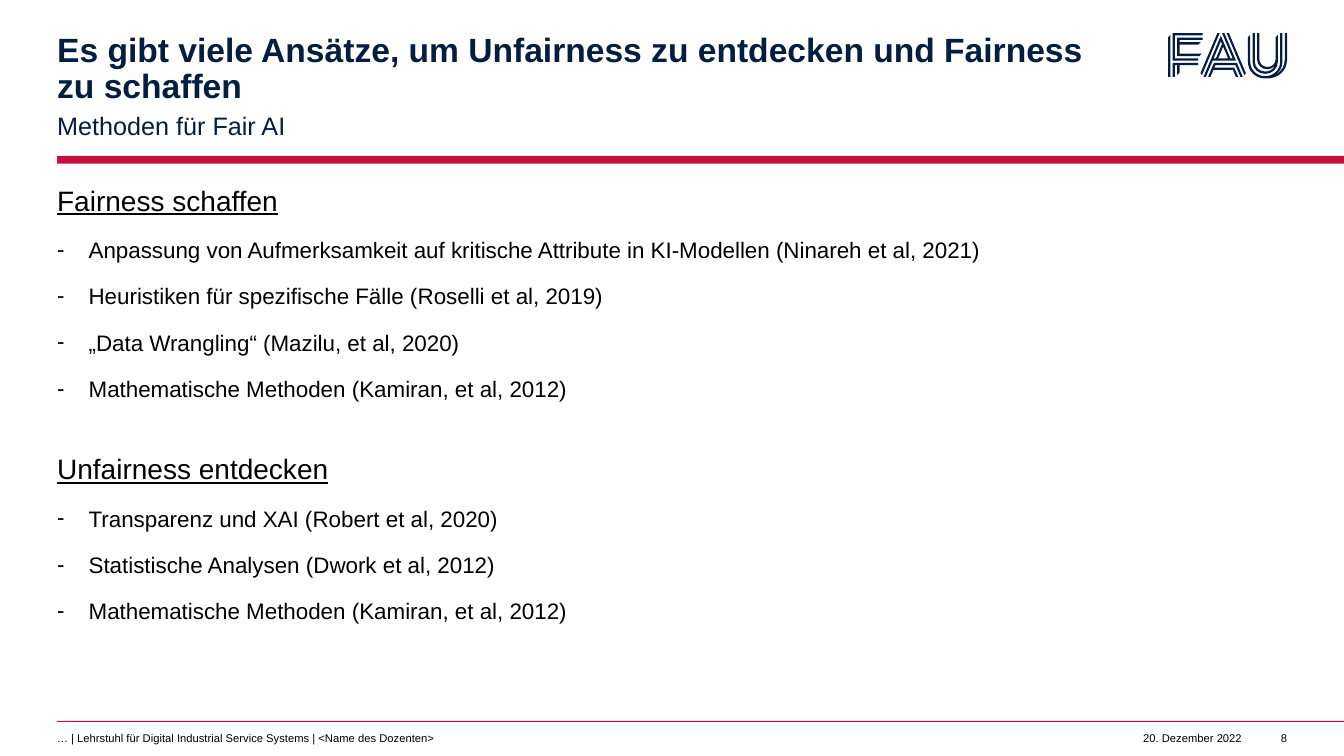
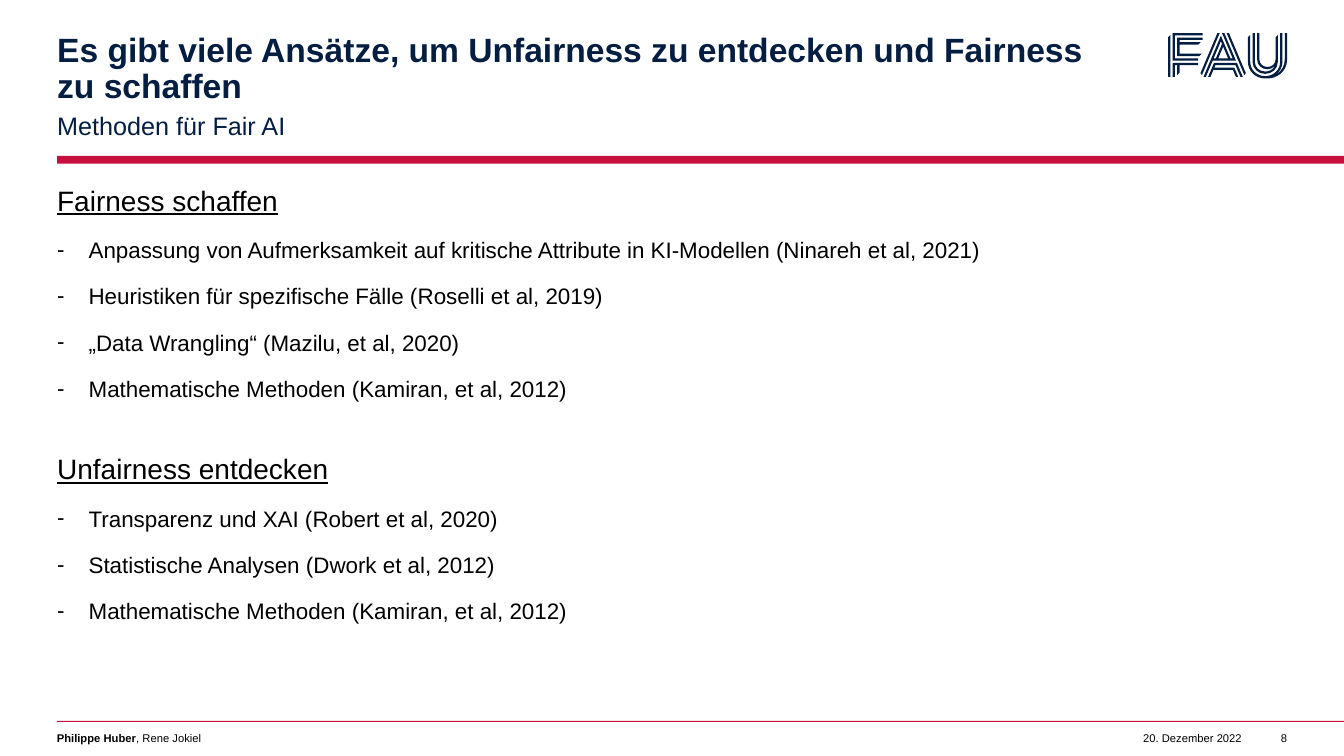
Before and after one commit to BelmontR/CSV-AI-Fairnes-Checker-, a slide deck: slide 8 of F-Seminar/Zwischenpräsentation.pptx. Drawn at 1344x756 pixels with LibreOffice and Linux fonts; fonts in the diff are those of the drawing. Boxes give left, top, right and bottom in pixels: in the first picture for what was removed or moved away, otherwise in the second. Text is boxed around its words. In the diff, an @@ line names an element or a change of style, - is before the commit and + after.

Commit message:
Fixed Slide 8

```diff
--- a/F-Seminar/Zwischenpräsentation.pptx
+++ b/F-Seminar/Zwischenpräsentation.pptx
@@ text at (57, 734, 201, 744): text changed; bold on @@
-… | Lehrstuhl für Digital Industrial Service Systems | <Name des Dozenten>
+Philippe Huber, Rene Jokiel
```
Also in this commit, not shown: 1 other slide changed.
